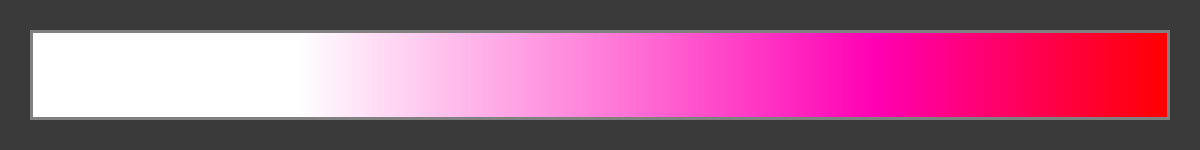
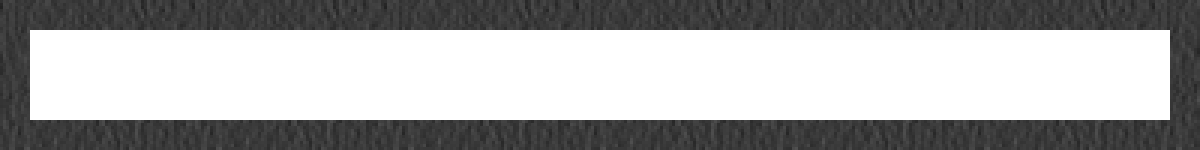
Layers edited between the first and the second (1200, 150) image:
hid "Layer 1" over left=303, top=33, right=1167, bottom=117
added layer "Layer 2" above "Layer 0" over left=0, top=0, right=1200, bottom=150
hid "Layer 0", painted on it over left=0, top=0, right=1200, bottom=150
